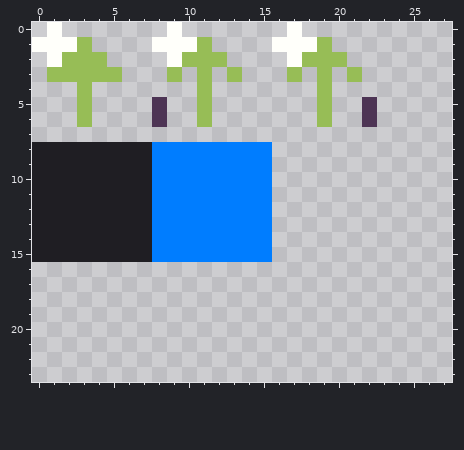
Pixel-art file: assets/tileset.ase. Above is the file before it was changed.
512x512 pixels, 1 frame. Shown: x 0..27, y 0..23.
After the commit:
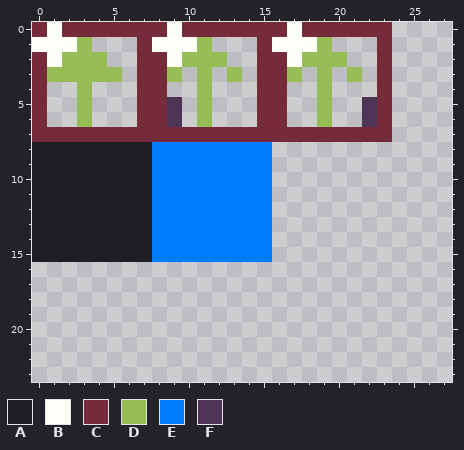
Palette (. is transparent): A #1f1e23  B #fffffa  C #752b39  D #97bd56  E #007dff  F #4d3454
The commit says: dont render special tiles
Edits made:
The author put colour C in row 0 at x 0, 2 to 8, 10 to 16 and 18 to 23; in row 1 at x 7, 15 and 23; in rows 2 to 4 at x 0, 7 to 8, 15 to 16 and 23; in rows 5 to 6 at x 0, 7, 15 to 16 and 23; in row 7 at x 0 to 23.
Colour F becomes colour C in rows 5 to 6 at x 8.
The author put colour F in rows 5 to 6 at x 9.
Where, in picture pixels (left, top, right, bottom), the same in both pictures:
changed: (32, 22, 392, 142)
